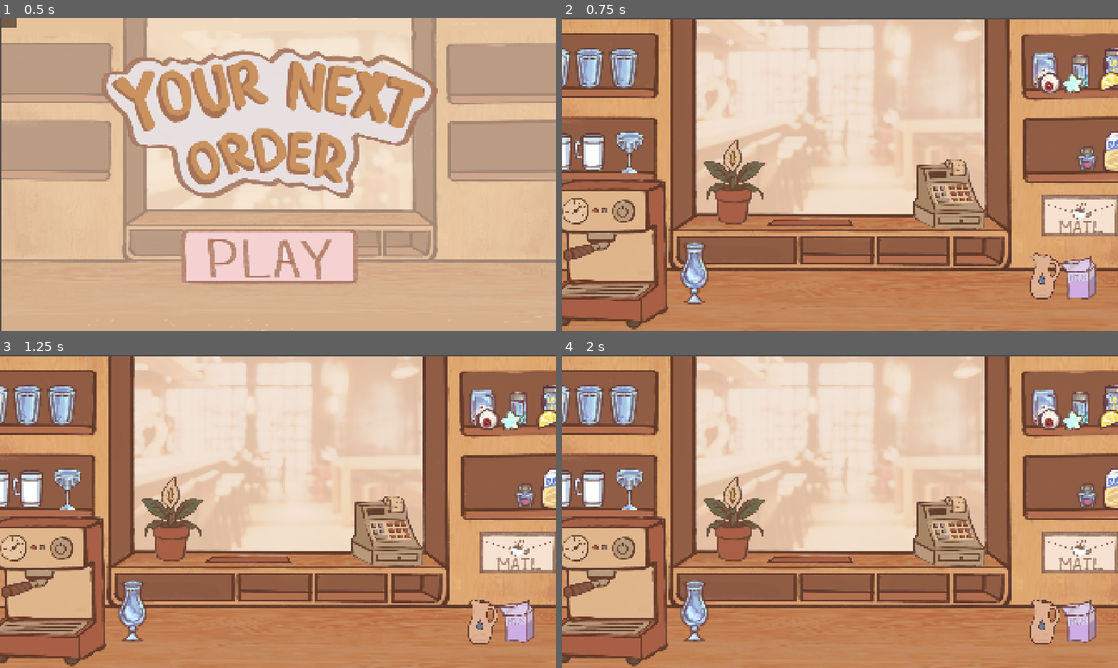
Above: before the commit, frames 1-4 (two rows, left to right).
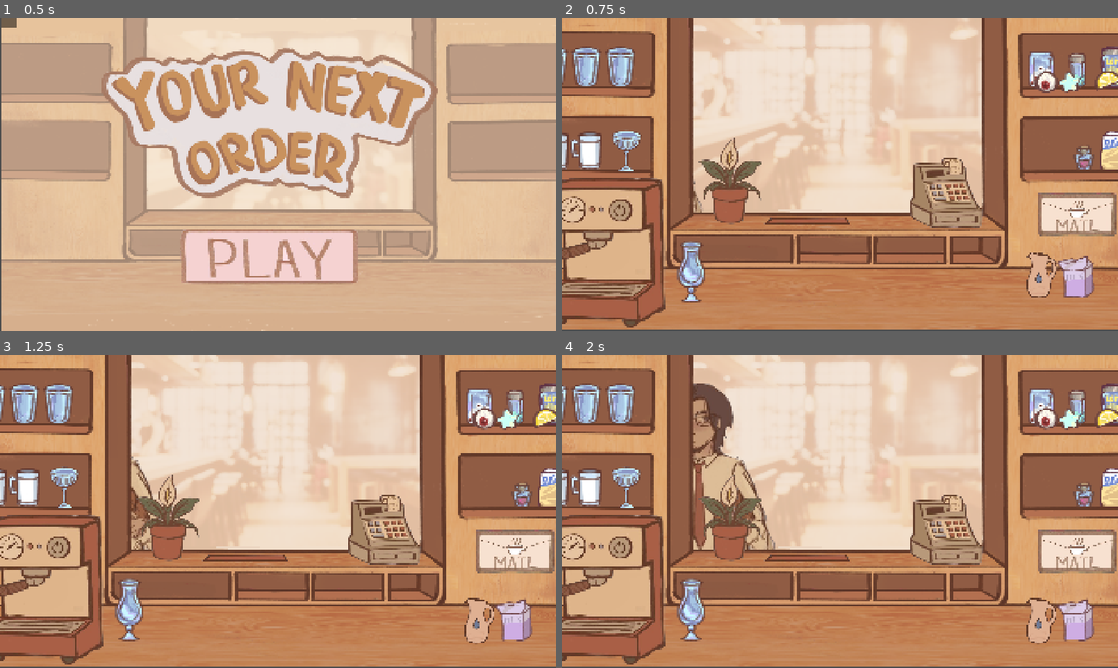
Above: after the commit, the same moments.

Repository: sanicatthedisco/brewing
Game: Godot game, scene res://Objects/main menu/main menu.tscn
Two runs of this game, one before a commit and one after it. Both use one fixed random seed, a clock stepped at 60 frames per second and the inputs below.
Inputs (mouse positions are in pixels of both pictures, inside the frame that each line leads up to):
- Up to frame 1 (0.5 s): no input
- Up to frame 2 (0.75 s): click (828, 255) at 0.5 s
- Up to frame 3 (1.25 s): no input
- Up to frame 4 (2 s): drag from (600, 549) to (628, 452) at 1.27 s

Frame 1 is identical in both runs. In frame 2, 23% of the frame differs, in the area x 0-100%, y 0-100%; in frame 3, 23%; in frame 4, 25%.
Error before the commit: Parse Error: Could not parse global class "Order" from "res://Resources/order.gd". (res://Objects/Dialogue/Characters/character.gd:10)

Commit message:
garnish eval

Diff:
--- a/Objects/Dialogue/Characters/Adam/adam.gd
+++ b/Objects/Dialogue/Characters/Adam/adam.gd
@@ -22,7 +22,7 @@
 	order = Order.new(
 	8,
 	{
-		Ingredients.ESPRESSO: 1,
-		Ingredients.MILK: 3
-	}
+		Ingredients.ESPRESSO: 1
+	},
+	"electric_star"
 )
--- a/Objects/Ingredients/Garnish/Garnish.tscn
+++ b/Objects/Ingredients/Garnish/Garnish.tscn
@@ -11,6 +11,7 @@
 
 [node name="Garnish" unique_id=804989589 instance=ExtResource("1_06cnr")]
 script = ExtResource("2_62bbn")
+garnish_name = ""
 
 [node name="Sprite2D" parent="." index="0" unique_id=1537178962]
 texture = SubResource("PlaceholderTexture2D_62bbn")
--- a/Objects/Ingredients/Garnish/garnish.gd
+++ b/Objects/Ingredients/Garnish/garnish.gd
@@ -1,4 +1,6 @@
 class_name Garnish extends Draggable
+
+@export var garnish_name: String
 
 func _end_dragging():
 	for body in detector.get_overlapping_bodies():
--- a/Resources/order.gd
+++ b/Resources/order.gd
@@ -2,10 +2,11 @@
 
 var amount: float
 var contents: Dictionary[Ingredient, float]
-var garnish:
+var garnish_name: String
 
-func _init(p_amount: float, p_contents: Dictionary[Ingredient, float]):
+func _init(p_amount: float, p_contents: Dictionary[Ingredient, float], p_garnish_name = null):
 	amount = p_amount
+	garnish_name = p_garnish_name
 
 	# Normalize ingredient weights to 0-1 fractions
 	var normalize: float
@@ -25,5 +26,11 @@
 			score = score + (1-error)
 		else:
 			score -= actual_ratio
-	score /= contents.size()
+	score = score / contents.size()
+
+	if garnish_name != null:
+		if container.garnish == null:
+			score -= 0.5
+		elif container.garnish.garnish_name != garnish_name:
+			score -= 0.5
 	return clampf(score, 0, score)
--- a/main.tscn
+++ b/main.tscn
@@ -3,7 +3,10 @@
 [ext_resource type="PackedScene" uid="uid://chxk2ct451rqe" path="res://Objects/Table.tscn" id="1_0xm2m"]
 [ext_resource type="PackedScene" uid="uid://bqepkful3ipox" path="res://Objects/Machines/EspressoMachine.tscn" id="1_7mycd"]
 [ext_resource type="PackedScene" uid="uid://cn3he6bdr5xei" path="res://Objects/OrderManager.tscn" id="1_w48qg"]
+[ext_resource type="PackedScene" uid="uid://bfsleojhdq3h3" path="res://Objects/Dialogue/Characters/Adam/Adam.tscn" id="1_ycdy4"]
+[ext_resource type="PackedScene" uid="uid://djoo76h5c1inr" path="res://Objects/Dialogue/Characters/Kid/Kid.tscn" id="2_lswn8"]
 [ext_resource type="PackedScene" uid="uid://bygno35u5nyh5" path="res://Objects/Containers/Glass/Glass.tscn" id="4_1bvp3"]
+[ext_resource type="PackedScene" uid="uid://ug1vtyqj5qob" path="res://Objects/Dialogue/Characters/Eve/eve.tscn" id="4_a6jrf"]
 [ext_resource type="PackedScene" uid="uid://scot3pwockud" path="res://Objects/Ingredients/Garnish/ElectricStar.tscn" id="4_w48qg"]
 [ext_resource type="Texture2D" uid="uid://dfq1i8k4reyxm" path="res://Assets/Sprites/Background/workspace_background.png" id="5_7mycd"]
 [ext_resource type="Texture2D" uid="uid://bmofnrcfunynj" path="res://Assets/Sprites/Background/register.png" id="5_ycdy4"]
@@ -62,6 +65,7 @@
 
 [node name="OrderManager" parent="." unique_id=1788546562 node_paths=PackedStringArray("serving_mat", "glass") instance=ExtResource("1_w48qg")]
 serving_mat = NodePath("../Surfaces/ServingMat")
+character_scenes = Array[PackedScene]([ExtResource("1_ycdy4"), ExtResource("4_a6jrf"), ExtResource("2_lswn8")])
 glass = NodePath("../Cups/Glass2")
 
 [node name="EspressoMachine" parent="." unique_id=1054846614 instance=ExtResource("1_7mycd")]
@@ -150,6 +154,7 @@
 
 [node name="Lemon" parent="Garnishes" unique_id=804989589 instance=ExtResource("14_yaehf")]
 position = Vector2(1898, 208)
+garnish_name = "lemon"
 
 [node name="Sprite2D" parent="Garnishes/Lemon" index="0" unique_id=1537178962]
 texture = ExtResource("15_074og")
@@ -166,9 +171,11 @@
 
 [node name="ElectricStar" parent="Garnishes" unique_id=1785025594 instance=ExtResource("4_w48qg")]
 position = Vector2(1761, 210)
+garnish_name = "electric_star"
 
 [node name="Eye" parent="Garnishes" unique_id=1897579391 instance=ExtResource("14_yaehf")]
 position = Vector2(1685, 212)
+garnish_name = "eye"
 
 [node name="Sprite2D" parent="Garnishes/Eye" index="0" unique_id=1537178962]
 texture = ExtResource("17_cegan")
Not shown: 4 places in main.tscn that only renumber resources
